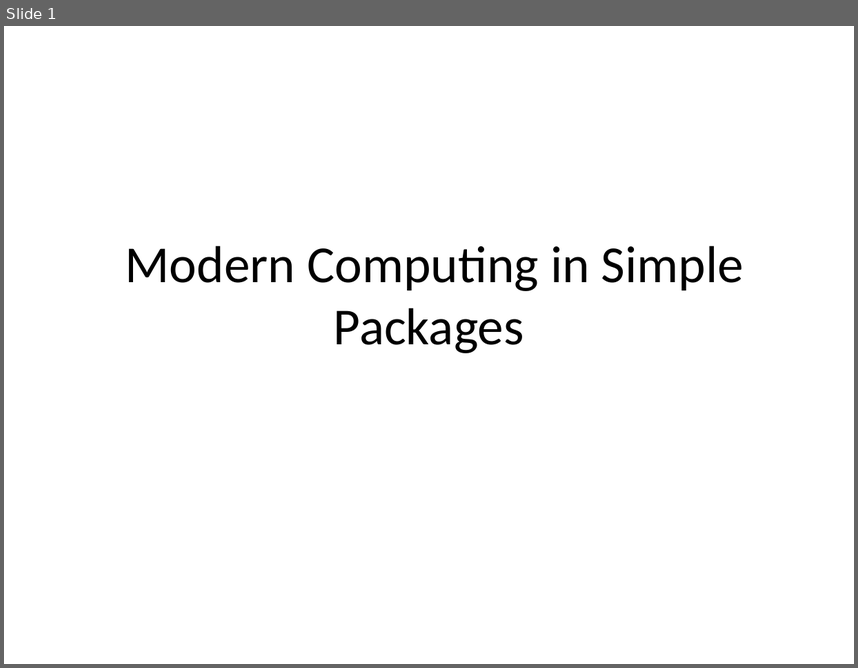
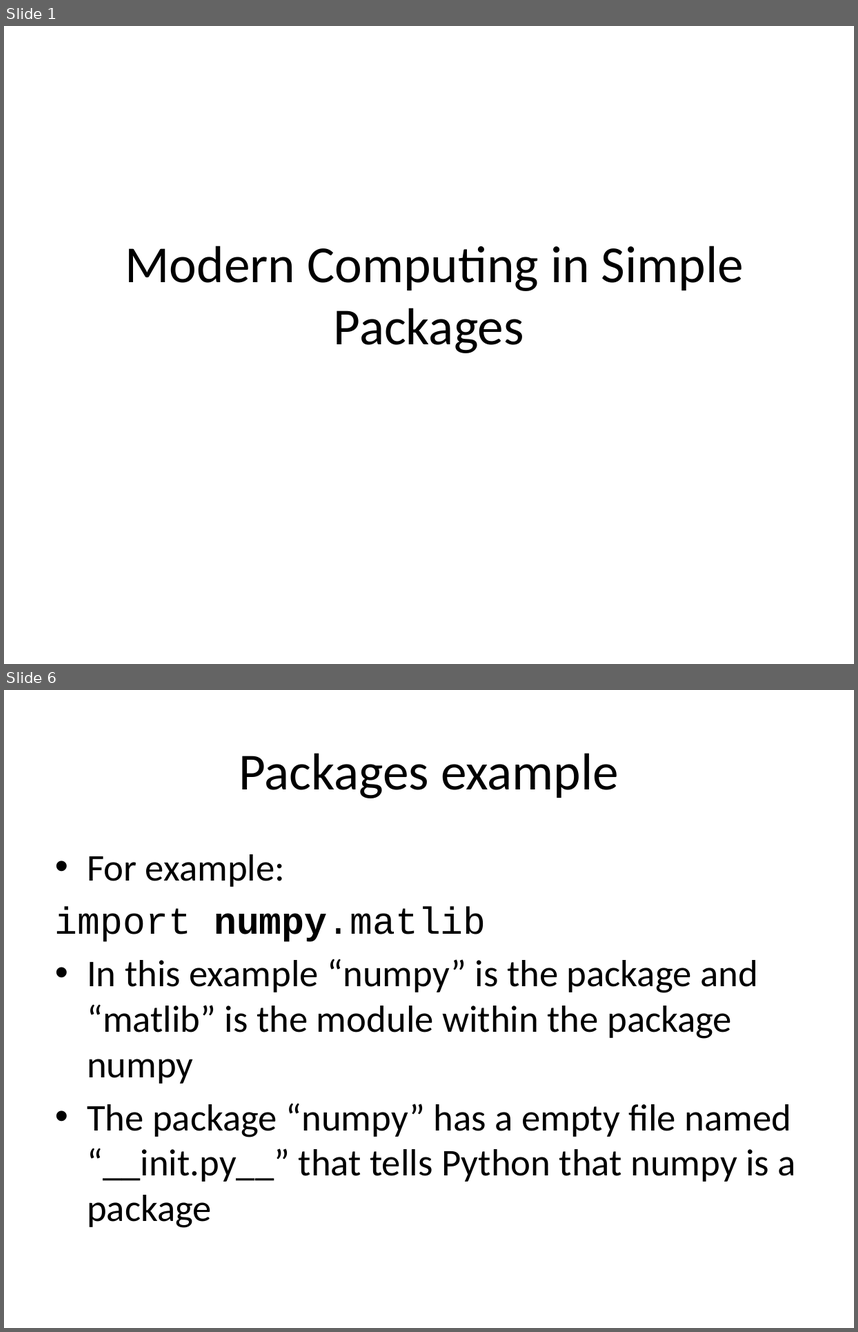
Before and after one commit to zengm71/Course-Overview, a slide deck: week_4/5 - Modern Computing in Simple Packages.pptx. Shown one above the other, each under a label of ours: slide 1 before the commit, slides 1 and 6 after it; the slides between them are not shown. The pictures are 858x668 and 858x1332 pixels, drawn with LibreOffice and Linux fonts; fonts in the diff are those of the drawing. Boxes give left, top, right and bottom in pixels: in the first picture for what was removed or moved away, otherwise in the second. Text is boxed around its words. In the diff, an @@ line names an element or a change of style, - is before the commit and + after.

```diff
--- a/week_4/5 - Modern Computing in Simple Packages.pptx
+++ b/week_4/5 - Modern Computing in Simple Packages.pptx
@@ slide 6 added at box(4, 690, 854, 1328), background #FFFFFF @@
@@ title added at box(239, 753, 619, 798), 44 pt, text #000000 @@
+Packages example
@@ text added at box(55, 854, 796, 1228), 32 pt, text #000000 @@
+• For example:
+import numpy.matlib
+• In this example “numpy” is the package and “matlib” is the module within the package numpy
+• The package “numpy” has a empty file named “__init.py__” that tells Python that numpy is a package
```
Also in this commit, not shown: 3 slides changed, 1 other slide added.
